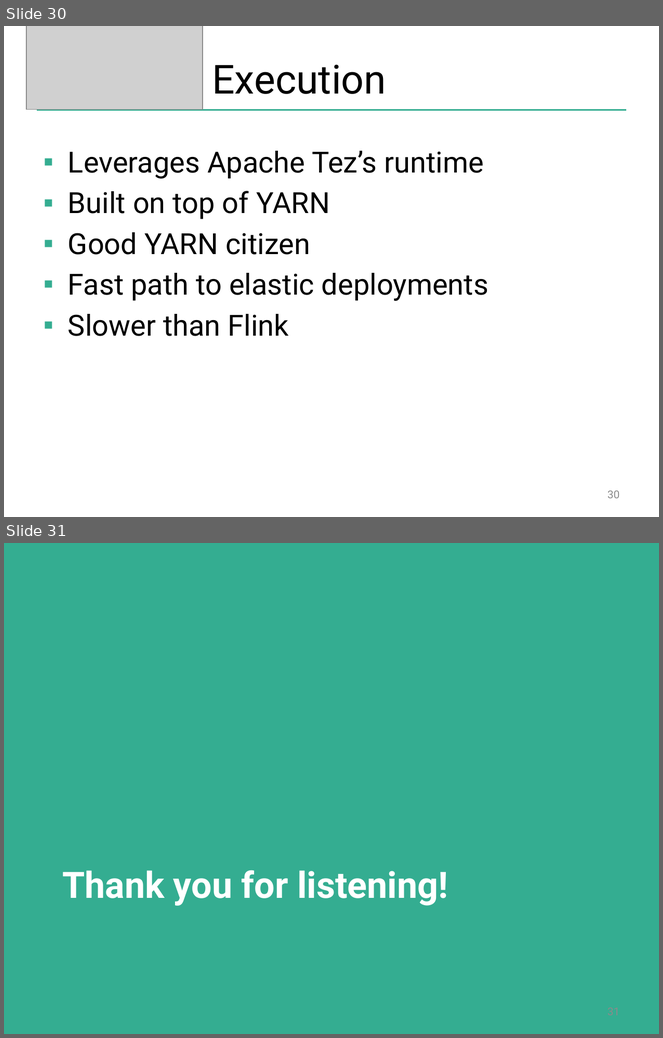
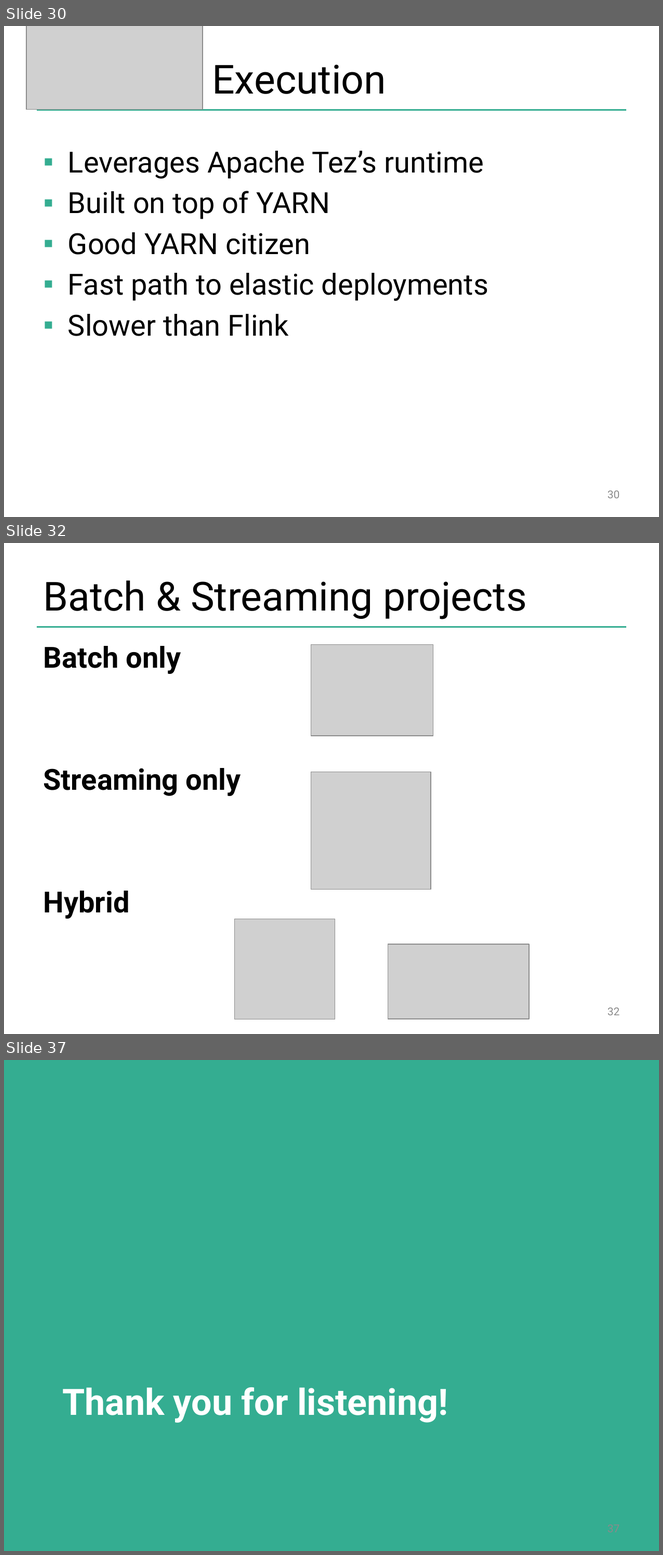
Before and after one commit to kperi/flink-training, a slide deck: slides/flink_overview.pptx. Shown one above the other, each under a label of ours: slides 30 and 31 before the commit, slides 30, 32 and 37 after it; the slides between them are not shown. The pictures are 663x1038 and 663x1555 pixels, drawn with LibreOffice and Linux fonts; fonts in the diff are those of the drawing; grey boxes stand for pictures; background and template pictures are left out. Boxes give left, top, right and bottom in pixels: in the first picture for what was removed or moved away, otherwise in the second. Text is boxed around its words. In the diff, an @@ line names an element or a change of style, - is before the commit and + after.

```diff
--- a/slides/flink_overview.pptx
+++ b/slides/flink_overview.pptx
@@ slide 32 added at (x1=4, y1=543, x2=659, y2=1034), background #FFFFFF; not listed: 1 template element that a slide beside it also shows @@
@@ title added at (x1=44, y1=580, x2=527, y2=619), 44 pt, text #000000 @@
+Batch & Streaming projects
@@ text added at (x1=44, y1=646, x2=241, y2=919), 32 pt, text #000000, bold @@
+Batch only
+Streaming only
+Hybrid
@@ picture added at (x1=311, y1=644, x2=434, y2=736) @@
@@ picture added at (x1=311, y1=772, x2=431, y2=890) @@
@@ picture added at (x1=235, y1=919, x2=335, y2=1019) @@
@@ picture added at (x1=388, y1=944, x2=529, y2=1019) @@
@@ page number added at (x1=608, y1=1008, x2=620, y2=1016), 12 pt, text #8C8C8C @@
+32
@@ what was slide 31 is now slide 37 @@
```
Also in this commit, not shown: 2 slides changed, 5 other slides added.
